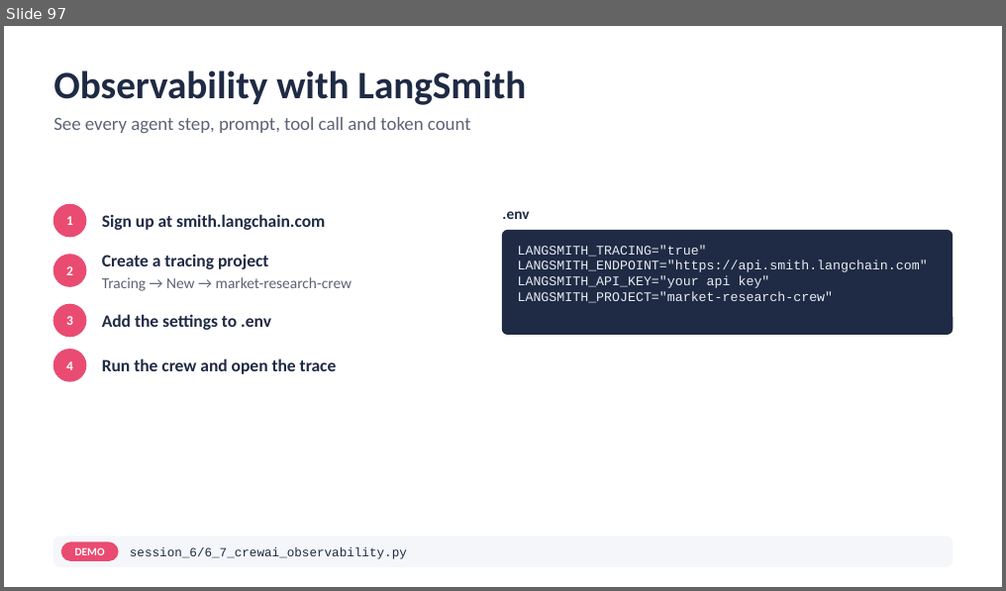
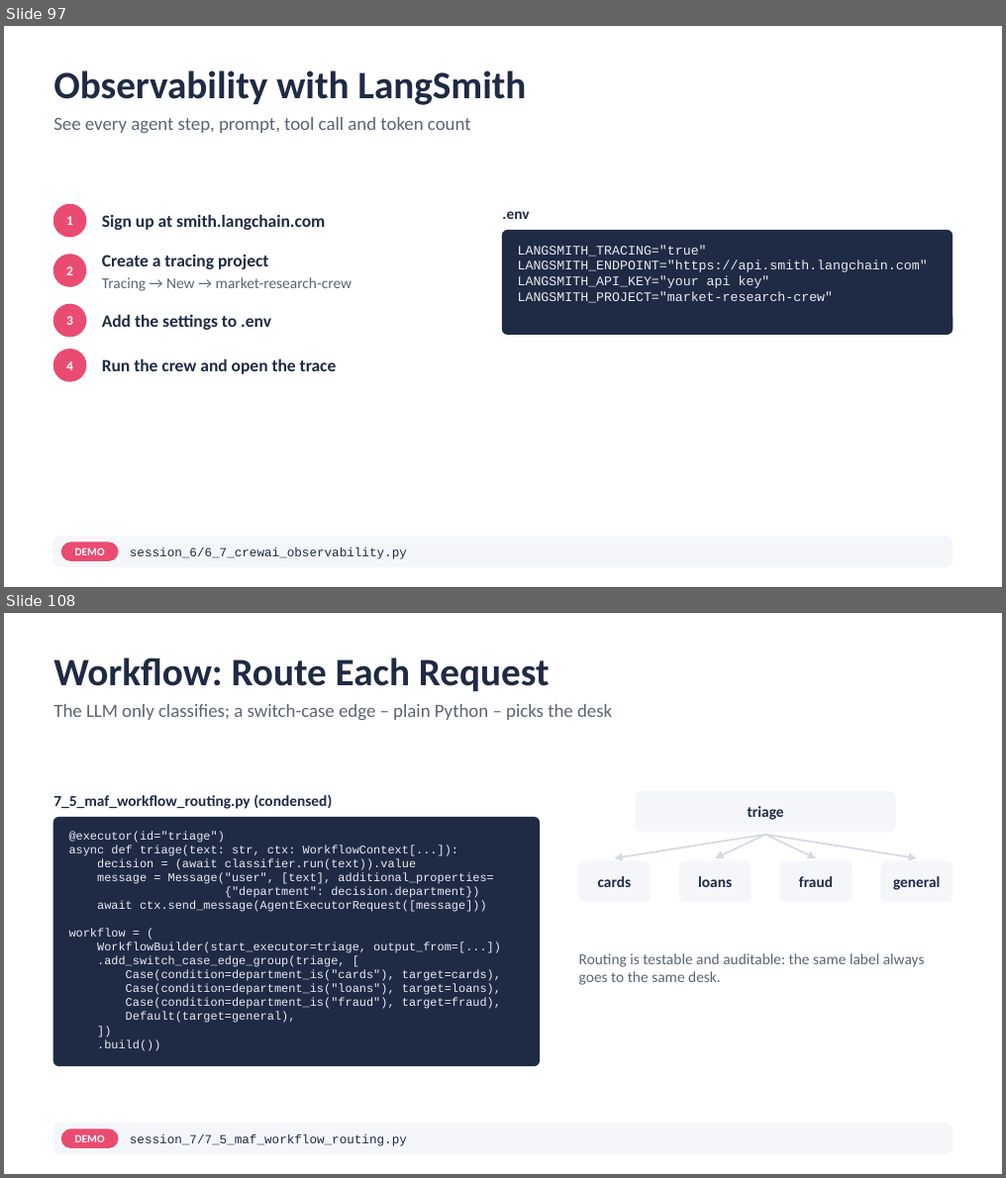
Before and after one commit to atulkahatecdac/agenticai, a slide deck: 16_PGP-Agentic/PGP_Agentic_AI.pptx. Shown one above the other, each under a label of ours: slide 97 before the commit, slides 97 and 108 after it; the slides between them are not shown. The pictures are 1006x591 and 1006x1178 pixels, drawn with LibreOffice and Linux fonts; fonts in the diff are those of the drawing. Boxes give left, top, right and bottom in pixels: in the first picture for what was removed or moved away, otherwise in the second. Text is boxed around its words. In the diff, an @@ line names an element or a change of style, - is before the commit and + after.

```diff
--- a/16_PGP-Agentic/PGP_Agentic_AI.pptx
+++ b/16_PGP-Agentic/PGP_Agentic_AI.pptx
@@ slide 108 added at bbox=[4, 613, 1002, 1174], background #FFFFFF @@
@@ title added at bbox=[54, 658, 549, 691], 28 pt, text #1F2A44, bold @@
+Workflow: Route Each Request
@@ text added at bbox=[54, 704, 612, 720], 13.5 pt, text #5B6475 @@
+The LLM only classifies; a switch-case edge – plain Python – picks the desk
@@ text added at bbox=[54, 794, 332, 809], 11 pt, text #1F2A44, bold @@
+7_5_maf_workflow_routing.py (condensed)
@@ rounded rectangle added at bbox=[54, 818, 539, 1066], fill #1F2A44, outline #1F2A44 1 pt @@
@@ rounded rectangle added at bbox=[636, 791, 895, 832], fill #F4F6FA, outline #F4F6FA 1 pt @@
@@ text added at bbox=[747, 806, 784, 820], 11 pt, text #1F2A44, bold @@
+triage
@@ text added at bbox=[69, 832, 501, 1052], 8.5 pt, text #E8ECF3 @@
+@executor(id="triage")
+async def triage(text: str, ctx: WorkflowContext[...]):
+decision = (await classifier.run(text)).value
+message = Message("user", [text], additional_properties=
+{"department": decision.department})
+await ctx.send_message(AgentExecutorRequest([message]))
+workflow = (
+WorkflowBuilder(start_executor=triage, output_from=[...])
+.add_switch_case_edge_group(triage, [
+Case(condition=department_is("cards"), target=cards),
+Case(condition=department_is("loans"), target=loans),
+Case(condition=department_is("fraud"), target=fraud),
+Default(target=general),
+])
+.build())
@@ arrow added from (765, 835) to (615, 859), #D5DAE3 1.25 pt @@
@@ arrow added from (765, 835) to (716, 859), #D5DAE3 1.25 pt @@
@@ arrow added from (765, 835) to (817, 859), #D5DAE3 1.25 pt @@
@@ arrow added from (765, 835) to (917, 859), #D5DAE3 1.25 pt @@
@@ rounded rectangle added at bbox=[579, 861, 649, 901], fill #F4F6FA, outline #F4F6FA 1 pt @@
@@ text added at bbox=[598, 876, 632, 887], 11 pt, text #1F2A44, bold @@
+cards
@@ rounded rectangle added at bbox=[679, 861, 750, 901], fill #F4F6FA, outline #F4F6FA 1 pt @@
@@ text added at bbox=[698, 876, 732, 887], 11 pt, text #1F2A44, bold @@
+loans
@@ rounded rectangle added at bbox=[780, 861, 851, 901], fill #F4F6FA, outline #F4F6FA 1 pt @@
@@ text added at bbox=[799, 876, 833, 887], 11 pt, text #1F2A44, bold @@
+fraud
@@ rounded rectangle added at bbox=[881, 861, 952, 901], fill #F4F6FA, outline #F4F6FA 1 pt @@
@@ text added at bbox=[893, 876, 940, 890], 11 pt, text #1F2A44, bold @@
+general
@@ text added at bbox=[579, 954, 925, 985], 11 pt, text #5B6475 @@
+Routing is testable and auditable: the same label always goes to the same desk.
@@ rounded rectangle added at bbox=[54, 1124, 952, 1154], fill #F4F6FA, outline #F4F6FA 1 pt @@
@@ rounded rectangle added at bbox=[61, 1130, 118, 1148], fill #EA4B71, outline #EA4B71 1 pt @@
@@ text added at bbox=[75, 1135, 105, 1143], 8 pt, text #FFFFFF, bold @@
+DEMO
@@ text added at bbox=[130, 1135, 407, 1147], 9 pt, text #1F2A44 @@
+session_7/7_5_maf_workflow_routing.py
```
Also in this commit, not shown: 4 slides changed, 18 other slides added, 10 slides removed, 31 other files.
